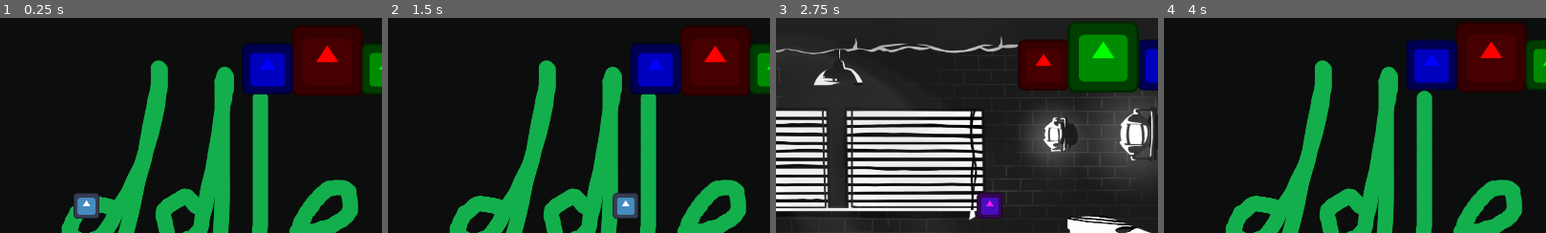
Above: before the commit, frames 1-4 (left to right).
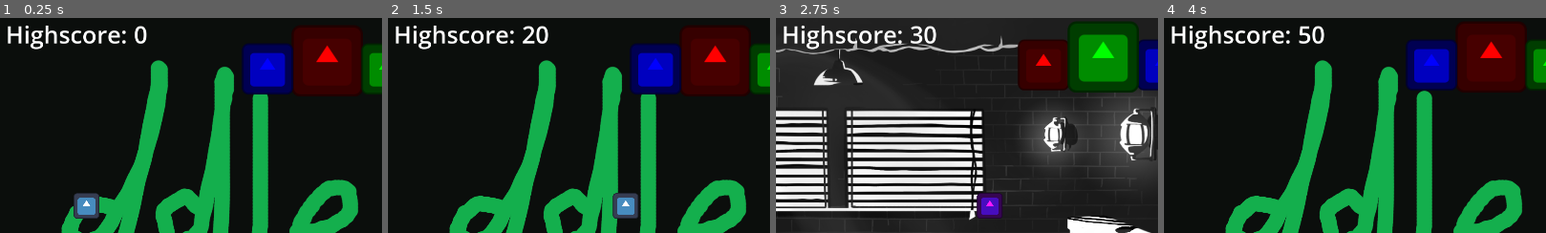
Above: after the commit, the same moments.

Repository: godzilla5hrimp/TheaterJumpShootMan
Game: Godot game, scene res://scenes/main.tscn
Same seed, same stepped clock (60 frames per second), same inputs: the game is played once before the commit and once after it. The engine's default icon, where the game draws it, is replaced by a stand-in: a white triangle on a blue panel in a dark square.
Inputs:
- Up to frame 1 (0.25 s): no input
- Up to frame 2 (1.5 s): tap Enter at 0.5 s; hold Right (moveRight) from 0.53 s (still down); tap P (ReduceUIHearts) at 0.6, 1.35 s; tap X (SwapMaskForward) at 0.77 s
- Up to frame 3 (2.75 s): tap X (SwapMaskForward) at 1.52 s; release Right (moveRight) at 2.03 s; hold Left (moveLeft) from 2.03 s (still down); tap E (change_mask_next) at 2.1 s; tap P (ReduceUIHearts) at 2.3 s
- Up to frame 4 (4 s): release Left (moveLeft) at 2.78 s; hold Right (moveRight) from 2.78 s (still down); tap Q (change_mask_previous) at 2.85 s; tap X (SwapMaskForward) at 3.02, 3.77 s; tap P (ReduceUIHearts) at 3.05, 3.8 s; tap M (change_middle_ages) at 3.6 s
The pictures show only the part of the screen within x 40-90%, y 1-51%; the shares and areas given below are measured in that part.

The runs differ from the first frame. In frame 1, 1.3% of the frame differs, in the area x 2-39%, y 3-15%; in frame 2, 1.5%; in frame 3, 1.5%; in frame 4, 1.5%, in the area x 2-42%, y 3-15%.

Commit message:
Highscore
Still need to move to a signal based function when that signal exists.

Diff:
--- a/mask-game-jam-game/UI.tscn
+++ b/mask-game-jam-game/UI.tscn
@@ -73,3 +73,12 @@
 modulate = Color(0, 1, 0, 1)
 position = Vector2(1750, 140)
 texture = ExtResource("3_g6l6n")
+
+[node name="Label" type="Label" parent="." unique_id=627062407]
+layout_mode = 0
+offset_left = 792.0
+offset_top = 11.0
+offset_right = 1148.0
+offset_bottom = 94.0
+theme_override_font_sizes/font_size = 60
+text = "Highscore: 0"
--- a/mask-game-jam-game/ui.gd
+++ b/mask-game-jam-game/ui.gd
@@ -1,11 +1,11 @@
 extends Control
-var HeartAmount = 3
 var PosCurrentMask = Vector2(1600,110)
 var SizeCurrentMask = Vector2(1.4,1.4)
 var PosPreviousMask = Vector2(1450,130)
 var SizePreviousMask = Vector2(1,1)
 var PosNextMask = Vector2(1750,130)
 var SizeNextMask = Vector2(1,1)
+var Highscore = 0
 
 # Called when the node enters the scene tree for the first time.
 func _ready() -> void:
@@ -14,7 +14,10 @@
 
 # Called every frame. 'delta' is the elapsed time since the previous frame.
 func _process(delta: float) -> void:
-	pass
+	if Input.is_action_just_pressed("ReduceUIHearts"):
+		Highscore +=10
+		#var HighscoreStr = str(Highscore)
+		$Label.text = "Highscore: " + str(Highscore)
 
 
 func _on_actor_hit(lives: Variant, healthbar: Variant) -> void:
